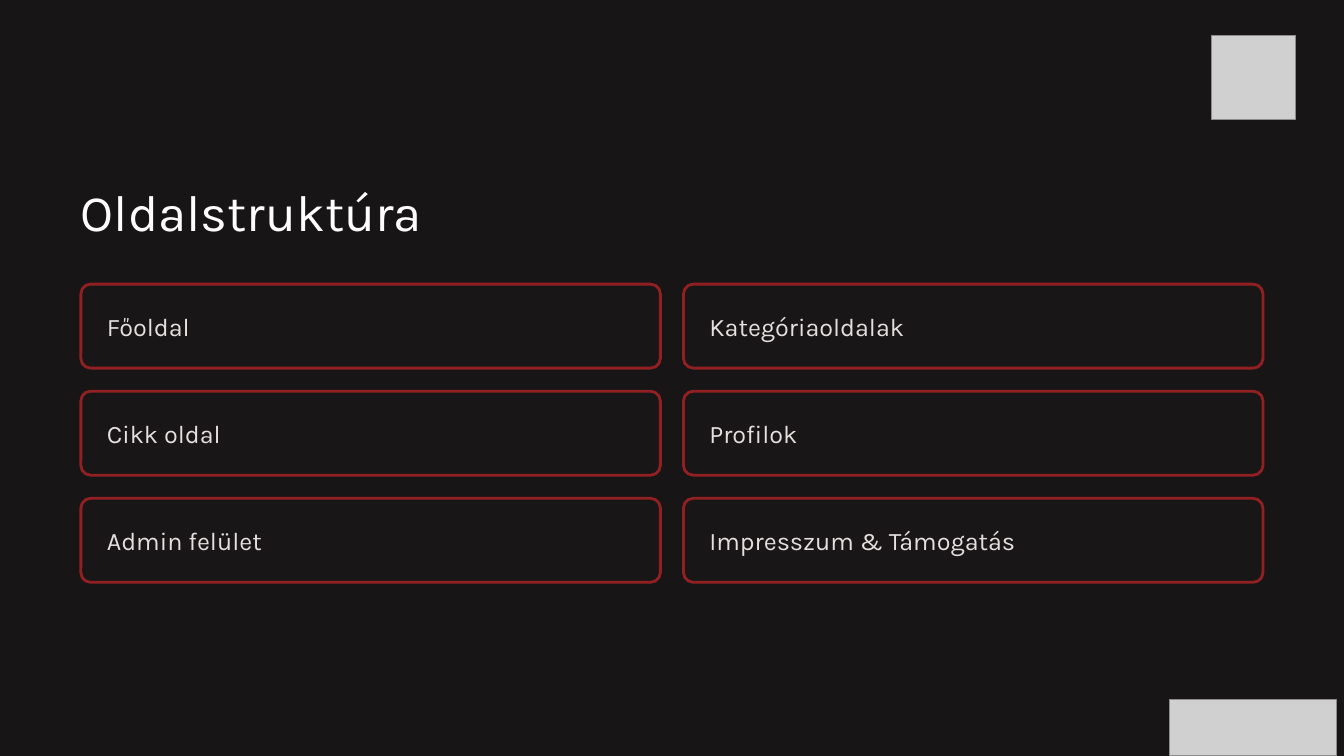
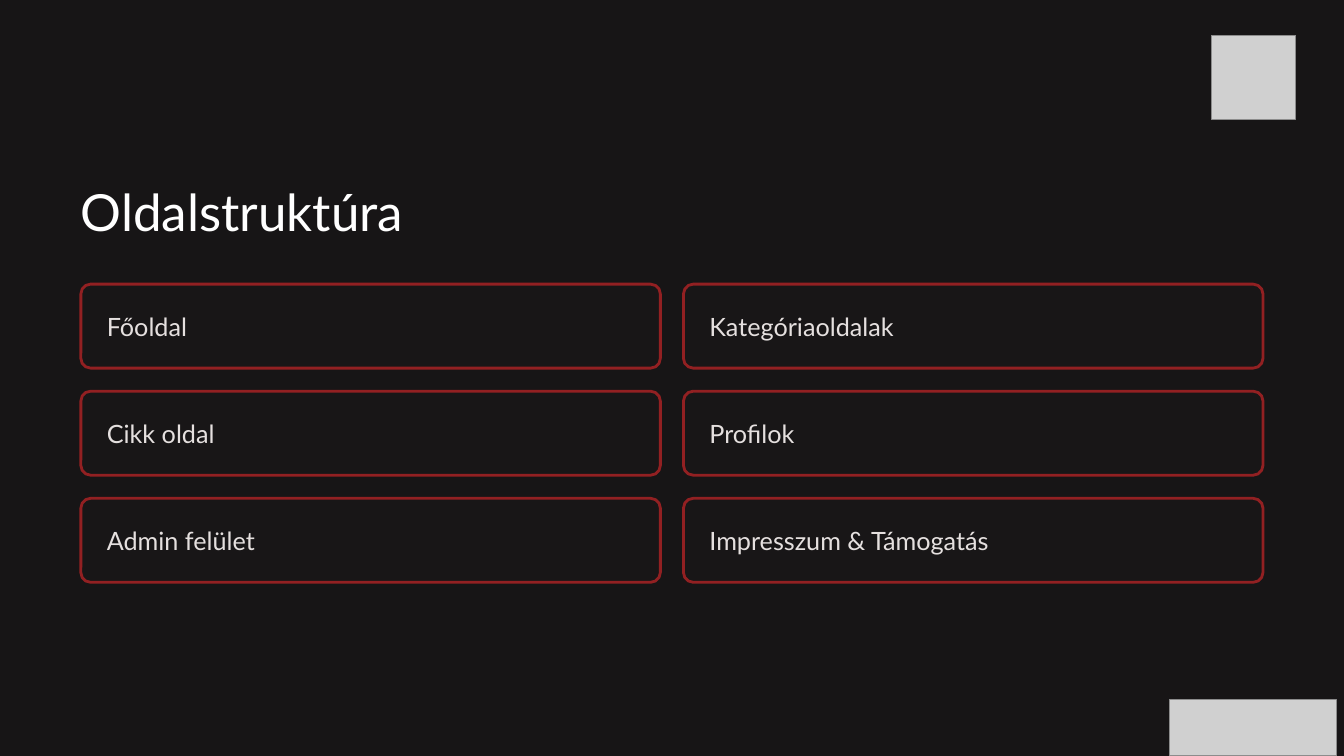
Before and after one commit to pjotr-Blip/Projekt-UjSzem, a slide deck: slide 6 of Uj-Szem.pptx. Drawn at 1344x756 pixels with LibreOffice and Linux fonts; fonts in the diff are those of the drawing; grey boxes stand for pictures; background and template pictures are left out. Boxes give left, top, right and bottom in pixels: in the first picture for what was removed or moved away, otherwise in the second. Text is boxed around its words. In the diff, an @@ line names an element or a change of style, - is before the commit and + after.

```diff
--- a/Uj-Szem.pptx
+++ b/Uj-Szem.pptx
@@ font Karla to Lato in 7 elements at (81,193,403,232), (107,317,187,336), (709,317,893,341), (107,424,215,443), (709,424,794,443), (107,531,255,550), (709,531,988,555) @@
```
Also in this commit, not shown: 8 other slides changed, 1 slide added, 1 slide removed.
